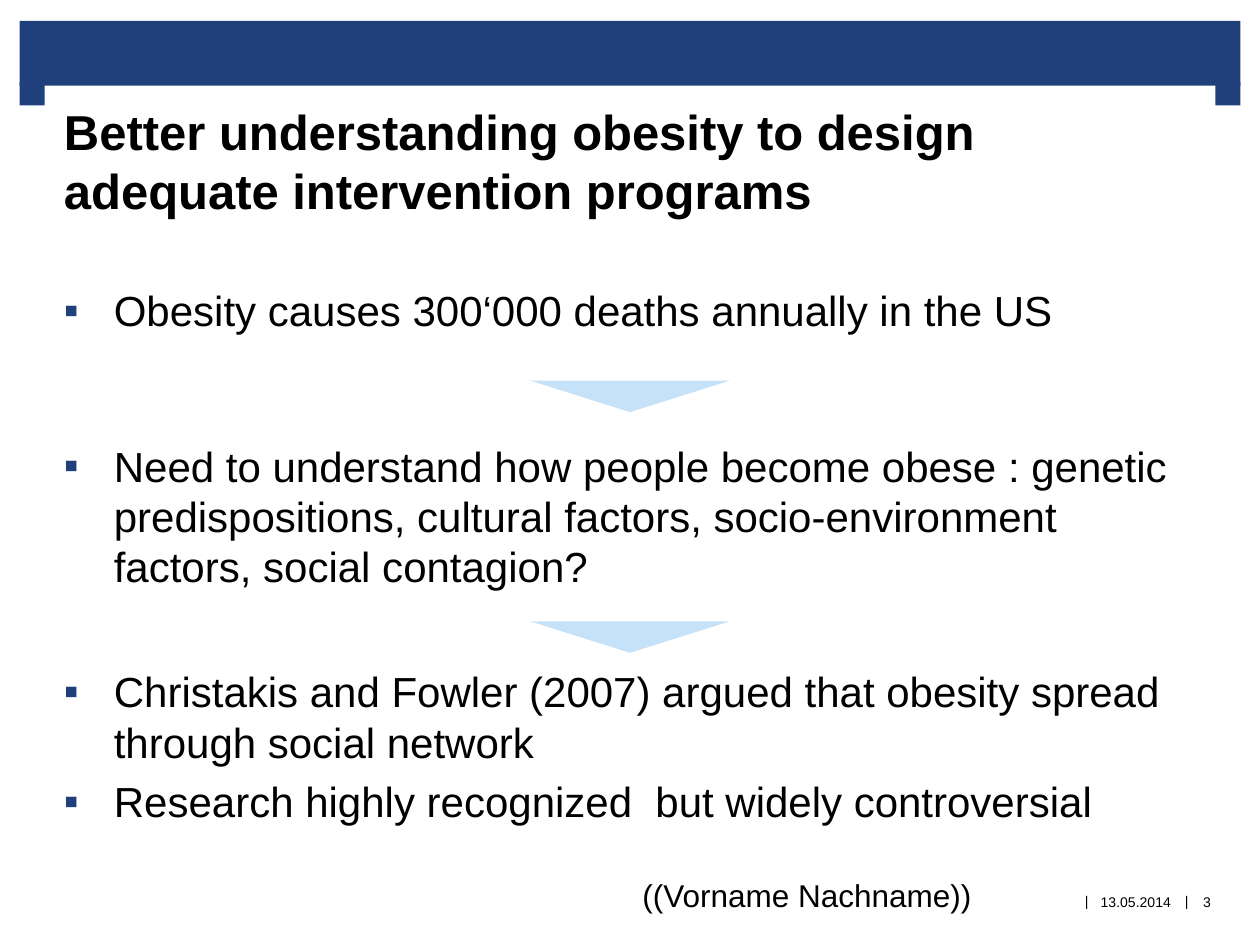
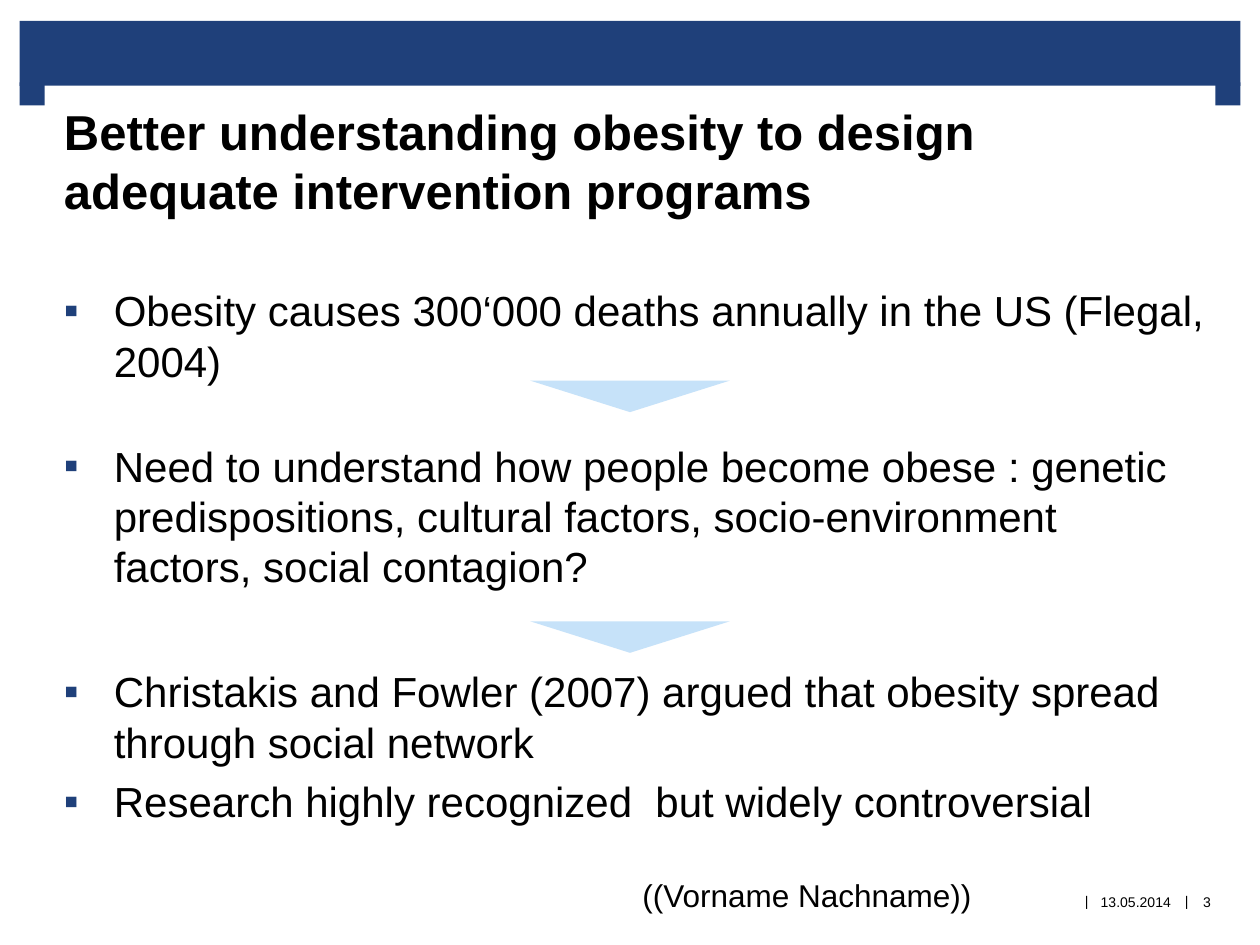
Before and after one commit to eledieu/Social-contagion-of-obesity, a slide deck: slide 3 of presentation/Social Contagion of Obesity Presentation.pptx. Drawn at 1260x945 pixels with LibreOffice and Linux fonts; fonts in the diff are those of the drawing; background and template pictures are left out. Boxes give left, top, right and bottom in pixels: in the first picture for what was removed or moved away, otherwise in the second. Text is boxed around its words. In the diff, an @@ line names an element or a change of style, - is before the commit and + after.

```diff
--- a/presentation/Social Contagion of Obesity Presentation.pptx
+++ b/presentation/Social Contagion of Obesity Presentation.pptx
@@ text at (x1=114, y1=295, x2=1204, y2=385): text changed @@
-▪ Obesity causes 300‘000 deaths annually in the US
+▪ Obesity causes 300‘000 deaths annually in the US (Flegal, 2004)
```
Also in this commit, not shown: 2 other slides changed.
